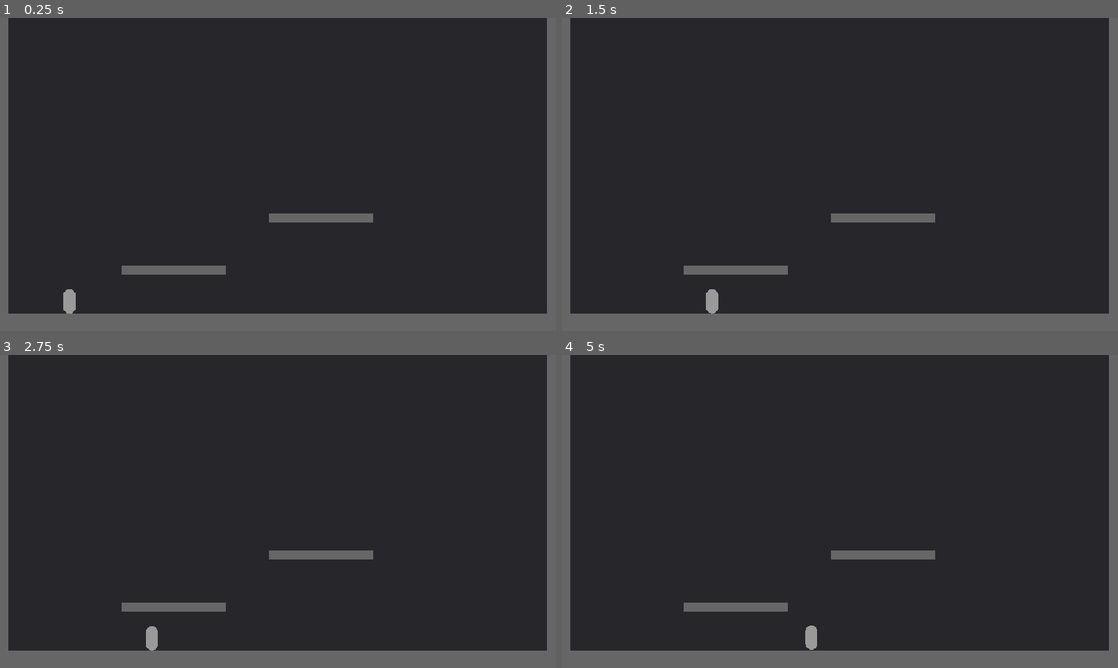
Above: before the commit, frames 1-4 (two rows, left to right).
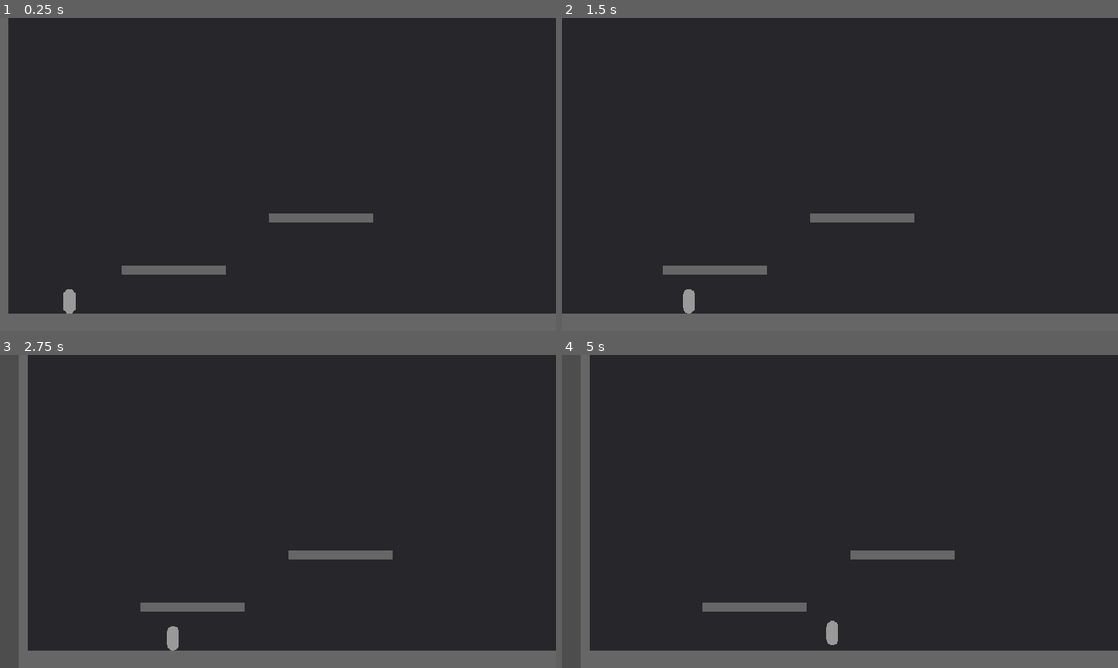
Above: after the commit, the same moments.

Repository: AhmetSuatCan/progeny
Game: Godot game, scene res://scenes/main.tscn
Same seed, same stepped clock (60 frames per second), same inputs: the game is played once before the commit and once after it.
Inputs:
- Up to frame 1 (0.25 s): no input
- Up to frame 2 (1.5 s): tap Enter at 0.5 s; hold D (move_right) from 0.53 s (still down); tap Space (jump) at 0.77 s
- Up to frame 3 (2.75 s): tap Space (jump) at 1.52 s; release D (move_right) at 2.03 s; hold A (move_left) from 2.03 s (still down)
- Up to frame 4 (5 s): release A (move_left) at 2.78 s; hold D (move_right) 2.78-4.28 s; tap Space (jump) at 3.02, 3.77, 4.52 s; hold A (move_left) from 4.28 s (still down)

The runs differ from the first frame. In frame 1, 1.5% of the frame differs, in the area x 98-100%, y 0-95%; in frame 2, 3.7%; in frame 3, 7.1%, in the area x 0-100%, y 0-100%; in frame 4, 7.1%.

Commit message:
Add follow camera and widen test room to three screens
- Camera2D on the player: built-in smoothing, velocity-based
  horizontal look-ahead (camera.gd), limits at room edges
- Room widened to 1920px with two more low/high platform pairs
- Enable physics interpolation to avoid jitter on high-refresh displays

Co-Authored-By: Claude Opus 5.5 <noreply@anthropic.com>

Diff:
--- a/project.godot
+++ b/project.godot
@@ -54,6 +54,7 @@
 
 [physics]
 
+common/physics_interpolation=true
 3d/physics_engine="Jolt Physics"
 
 [rendering]
--- a/scenes/main.tscn
+++ b/scenes/main.tscn
@@ -1,9 +1,10 @@
 [gd_scene format=3 uid="uid://b25o3rypsrhm6"]
 
 [ext_resource type="PackedScene" path="res://scenes/player.tscn" id="1_player"]
+[ext_resource type="Script" path="res://scripts/camera.gd" id="2_camera"]
 
 [sub_resource type="RectangleShape2D" id="Rect_floor"]
-size = Vector2(640, 20)
+size = Vector2(1920, 20)
 
 [sub_resource type="RectangleShape2D" id="Rect_wall"]
 size = Vector2(10, 360)
@@ -17,21 +18,21 @@
 [node name="Main" type="Node2D" unique_id=1466418086]
 
 [node name="Background" type="ColorRect" parent="." unique_id=843636980]
-offset_right = 640.0
+offset_right = 1920.0
 offset_bottom = 360.0
 mouse_filter = 2
 color = Color(0.15, 0.15, 0.17, 1)
 
 [node name="Floor" type="StaticBody2D" parent="." unique_id=930498733]
-position = Vector2(320, 350)
+position = Vector2(960, 350)
 
 [node name="CollisionShape2D" type="CollisionShape2D" parent="Floor" unique_id=181308930]
 shape = SubResource("Rect_floor")
 
 [node name="ColorRect" type="ColorRect" parent="Floor" unique_id=2133337240]
-offset_left = -320.0
+offset_left = -960.0
 offset_top = -10.0
-offset_right = 320.0
+offset_right = 960.0
 offset_bottom = 10.0
 mouse_filter = 2
 color = Color(0.4, 0.4, 0.4, 1)
@@ -51,7 +52,7 @@
 color = Color(0.4, 0.4, 0.4, 1)
 
 [node name="WallRight" type="StaticBody2D" parent="." unique_id=799146142]
-position = Vector2(635, 180)
+position = Vector2(1915, 180)
 
 [node name="CollisionShape2D" type="CollisionShape2D" parent="WallRight" unique_id=1042851302]
 shape = SubResource("Rect_wall")
@@ -92,5 +93,70 @@
 mouse_filter = 2
 color = Color(0.4, 0.4, 0.4, 1)
 
+[node name="PlatformLow2" type="StaticBody2D" parent="."]
+position = Vector2(820, 290)
+
+[node name="CollisionShape2D" type="CollisionShape2D" parent="PlatformLow2"]
+shape = SubResource("Rect_platform_low")
+
+[node name="ColorRect" type="ColorRect" parent="PlatformLow2"]
+offset_left = -60.0
+offset_top = -5.0
+offset_right = 60.0
+offset_bottom = 5.0
+mouse_filter = 2
+color = Color(0.4, 0.4, 0.4, 1)
+
+[node name="PlatformHigh2" type="StaticBody2D" parent="."]
+position = Vector2(990, 230)
+
+[node name="CollisionShape2D" type="CollisionShape2D" parent="PlatformHigh2"]
+shape = SubResource("Rect_platform_high")
+
+[node name="ColorRect" type="ColorRect" parent="PlatformHigh2"]
+offset_left = -60.0
+offset_top = -5.0
+offset_right = 60.0
+offset_bottom = 5.0
+mouse_filter = 2
+color = Color(0.4, 0.4, 0.4, 1)
+
+[node name="PlatformHigh3" type="StaticBody2D" parent="."]
+position = Vector2(1440, 230)
+
+[node name="CollisionShape2D" type="CollisionShape2D" parent="PlatformHigh3"]
+shape = SubResource("Rect_platform_high")
+
+[node name="ColorRect" type="ColorRect" parent="PlatformHigh3"]
+offset_left = -60.0
+offset_top = -5.0
+offset_right = 60.0
+offset_bottom = 5.0
+mouse_filter = 2
+color = Color(0.4, 0.4, 0.4, 1)
+
+[node name="PlatformLow3" type="StaticBody2D" parent="."]
+position = Vector2(1610, 290)
+
+[node name="CollisionShape2D" type="CollisionShape2D" parent="PlatformLow3"]
+shape = SubResource("Rect_platform_low")
+
+[node name="ColorRect" type="ColorRect" parent="PlatformLow3"]
+offset_left = -60.0
+offset_top = -5.0
+offset_right = 60.0
+offset_bottom = 5.0
+mouse_filter = 2
+color = Color(0.4, 0.4, 0.4, 1)
+
 [node name="Player" parent="." unique_id=892540984 instance=ExtResource("1_player")]
 position = Vector2(80, 326)
+
+[node name="Camera2D" type="Camera2D" parent="Player"]
+limit_left = 0
+limit_top = 0
+limit_right = 1920
+limit_bottom = 360
+position_smoothing_enabled = true
+position_smoothing_speed = 6.0
+script = ExtResource("2_camera")
--- /dev/null
+++ b/scripts/camera.gd
@@ -0,0 +1,15 @@
+extends Camera2D
+
+# Build order step 4: simple follow camera. Child of the Player in main.tscn.
+# Smoothing uses Camera2D's built-in position smoothing (tune it on the node); room edges are the node's limits.
+
+@export_group("Look-ahead")
+@export var look_ahead: float = 40.0       # px the view shifts toward the movement direction at top speed. 0 = off
+@export var look_ahead_speed: float = 2.5  # how fast the shift catches up. Higher = snappier, lower = lazier
+
+@onready var player := get_parent()
+
+
+func _process(delta: float) -> void:
+	var target := look_ahead * clampf(player.velocity.x / player.max_speed, -1.0, 1.0)
+	offset.x = lerpf(offset.x, target, 1.0 - exp(-look_ahead_speed * delta))
Not shown, added: scripts/camera.gd.uid
Not shown, changed: CLAUDE.md
